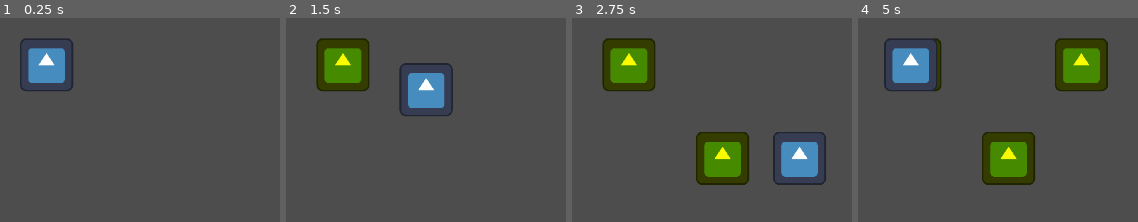
Above: before the commit, frames 1-4 (left to right).
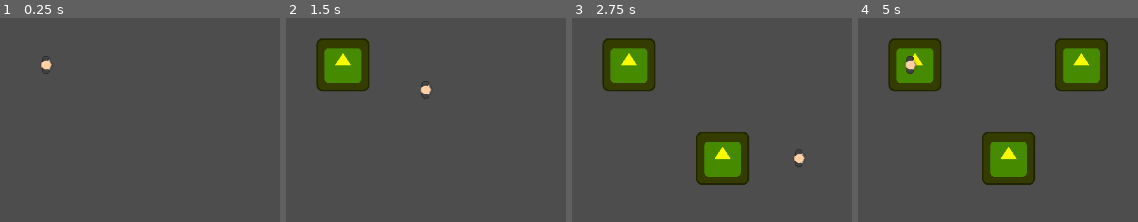
Above: after the commit, the same moments.

Repository: egreenfield323/CS390-group-prototype
Game: Godot game, scene res://Scenes/main.tscn
The game is run twice, just before and just after one commit, with the same random seed, the same clock (stepped at 60 frames per second) and the same inputs. The engine's default icon, where the game draws it, is replaced by a stand-in: a white triangle on a blue panel in a dark square.
Inputs (mouse positions are in pixels of both pictures, inside the frame that each line leads up to):
- Up to frame 1 (0.25 s): no input
- Up to frame 2 (1.5 s): tap Enter at 0.5 s; move the mouse to (outside the picture) at 0.52 s; hold D (move_right) 0.53-1.28 s; tap Space (clone) at 0.6, 1.35 s; move the mouse to (476, 221) at 1.27 s; hold S (move_down) from 1.28 s (still down)
- Up to frame 3 (2.75 s): move the mouse to (outside the picture) at 2.02 s; release S (move_down) at 2.03 s; hold D (move_right) from 2.03 s (still down); tap Space (clone) at 2.1 s
- Up to frame 4 (5 s): move the mouse to (outside the picture) at 2.77 s; release D (move_right) at 2.78 s; hold W (move_up) 2.78-3.53 s; tap Space (clone) at 2.85, 3.6, 4.35 s; move the mouse to (outside the picture) at 3.52 s; hold A (move_left) from 3.53 s (still down); move the mouse to (967, 132) at 4.27 s

The runs differ from the first frame. In frame 1, 2.9% of the frame differs, in the area x 7-27%, y 9-36%; in frame 2, 2.9%; in frame 3, 2.9%; in frame 4, 4.7%, in the area x 9-29%, y 9-36%.

Commit message:
edit character sprites

Diff:
--- a/Project/group-prototype/GameObjects/Player/player.tscn
+++ b/Project/group-prototype/GameObjects/Player/player.tscn
@@ -1,20 +1,21 @@
 [gd_scene load_steps=5 format=3 uid="uid://ct8m3lnd83bcm"]
 
 [ext_resource type="Script" path="res://GameObjects/Player/player.gd" id="1_ma1s3"]
-[ext_resource type="Texture2D" uid="uid://cm4vqdh7bxpox" path="res://icon.svg" id="1_ytn21"]
 [ext_resource type="PackedScene" uid="uid://cc2e0aoe68ah5" path="res://GameObjects/Clone/clone.tscn" id="2_wnyjk"]
+[ext_resource type="Texture2D" uid="uid://rikv27f4dvrs" path="res://Assets/Characters/spritesheet_characters.png" id="3_aek2t"]
 
 [sub_resource type="CircleShape2D" id="CircleShape2D_x71wi"]
-radius = 63.9531
+radius = 25.0
 
-[node name="Player" type="CharacterBody2D" node_paths=PackedStringArray("CLONES_NODE")]
+[node name="Player" type="CharacterBody2D"]
 motion_mode = 1
 script = ExtResource("1_ma1s3")
 CLONE_RESOURCE = ExtResource("2_wnyjk")
-CLONES_NODE = NodePath("")
 
 [node name="Sprite2D" type="Sprite2D" parent="."]
-texture = ExtResource("1_ytn21")
+texture = ExtResource("3_aek2t")
+region_enabled = true
+region_rect = Rect2(426, 176, 32, 43)
 
 [node name="CollisionShape2D" type="CollisionShape2D" parent="."]
 shape = SubResource("CircleShape2D_x71wi")
Binary file added: Project/group-prototype/Assets/Characters/spritesheet_characters.png
